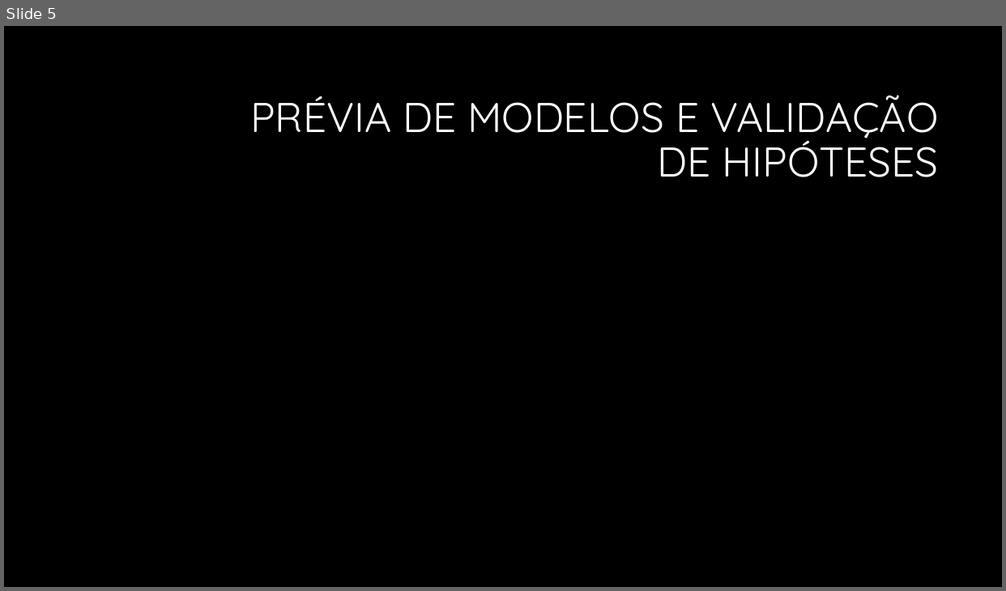
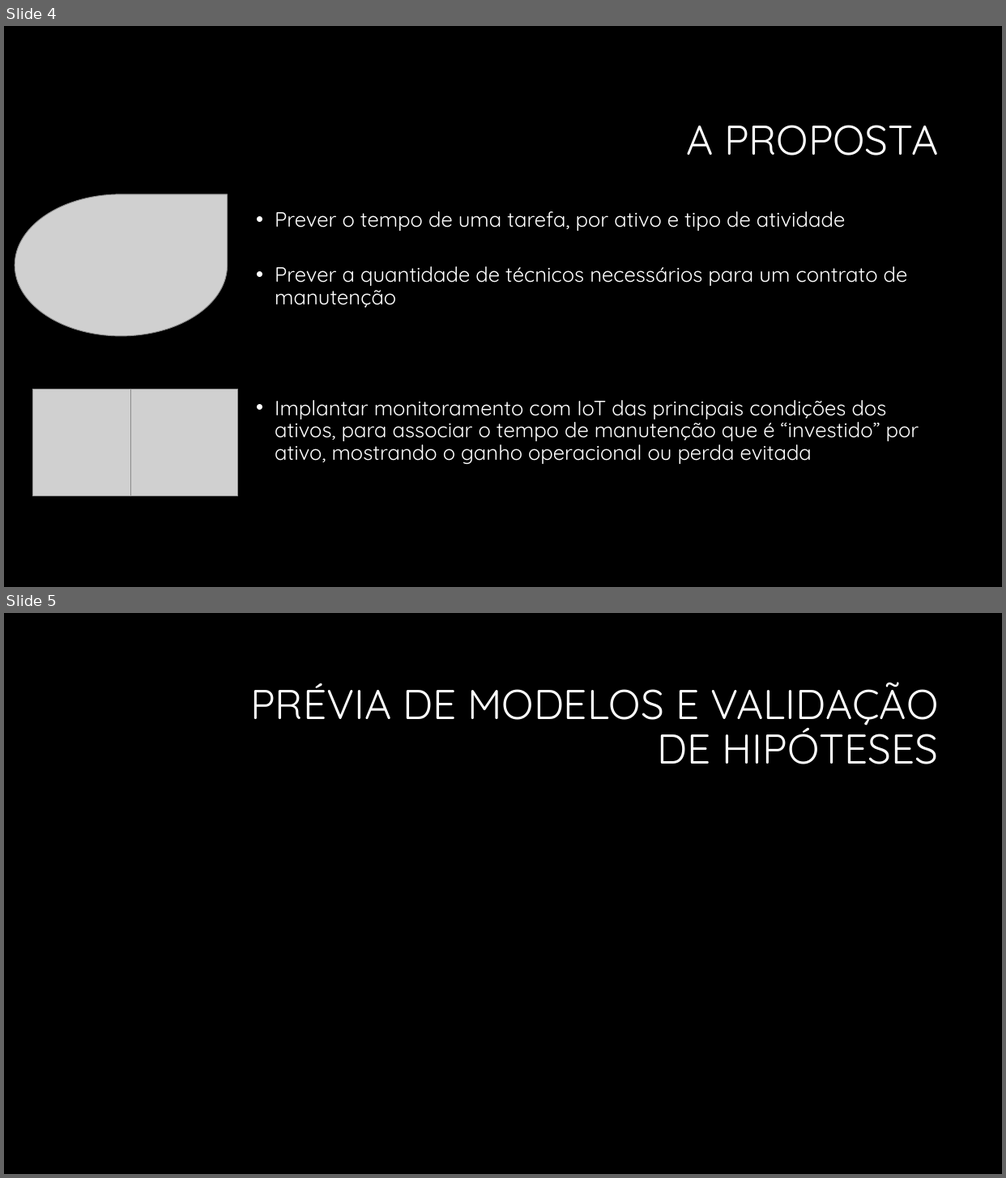
Before and after one commit to fiapIA/bootcamp, a slide deck: pitch/Bootcamp_Pitch_Vivante_FJMT_R-0.pptx. Shown one above the other, each under a label of ours: slide 5 before the commit, slides 4 and 5 after it. The pictures are 1006x591 and 1006x1178 pixels, drawn with LibreOffice and Linux fonts; fonts in the diff are those of the drawing; grey boxes stand for pictures; background and template pictures are left out. Boxes give left, top, right and bottom in pixels: in the first picture for what was removed or moved away, otherwise in the second. Text is boxed around its words. In the diff, an @@ line names an element or a change of style, - is before the commit and + after.

```diff
--- a/pitch/Bootcamp_Pitch_Vivante_FJMT_R-0.pptx
+++ b/pitch/Bootcamp_Pitch_Vivante_FJMT_R-0.pptx
@@ slide 4 added at [4,26,1002,587], background #000000 @@
@@ title added at [686,125,938,156], 40 pt, text #FFFFFF @@
+A PROPOSTA
@@ picture added at [15,194,227,336] @@
@@ text added at [275,211,919,464], 20 pt, text #FFFFFF @@
+  • Prever o tempo de uma tarefa, por ativo e tipo de atividade
+  • Prever a quantidade de técnicos necessários para um contrato de manutenção
+  • Implantar monitoramento com IoT das principais condições dos ativos, para associar o tempo de manutenção que é “investido” por ativo, mostrando o ganho operacional ou perda evitada
@@ picture added at [33,389,140,496] @@
@@ picture added at [130,389,237,496] @@
```
Also in this commit, not shown: 2 slides changed, 4 other slides added, 4 slides removed, 1 other file.
